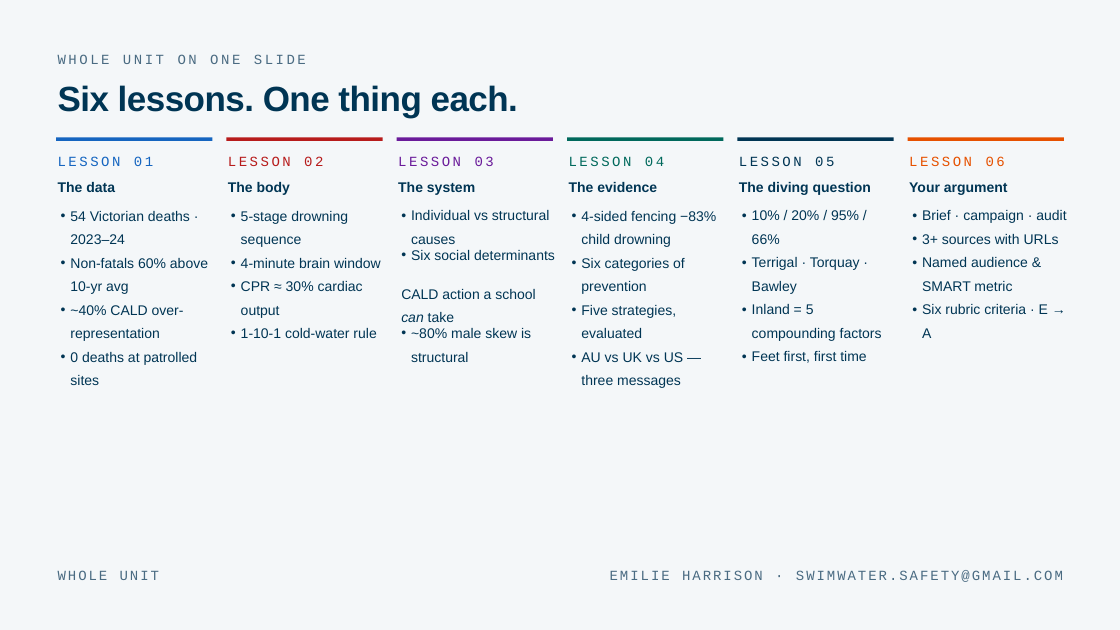
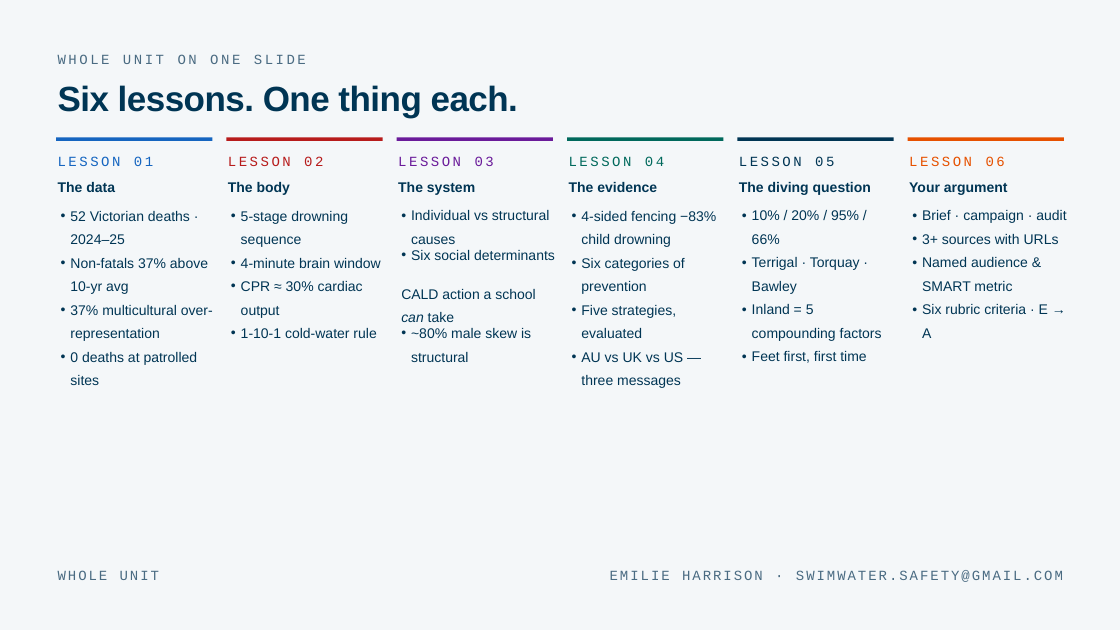
Before and after one commit to Emilie-Harrison/swim-water-safety, a slide deck: slide 39 of Swim-Water-Safety_Years_9-10.pptx. Drawn at 1120x630 pixels with LibreOffice and Linux fonts; fonts in the diff are those of the drawing. Boxes give left, top, right and bottom in pixels: in the first picture for what was removed or moved away, otherwise in the second. Text is boxed around its words. In the diff, an @@ line names an element or a change of style, - is before the commit and + after.

```diff
--- a/Swim-Water-Safety_Years_9-10.pptx
+++ b/Swim-Water-Safety_Years_9-10.pptx
@@ text at bbox=[70, 211, 213, 341]: text changed @@
-• 54 Victorian deaths · 2023–24
-• Non-fatals 60% above 10-yr avg
-• ~40% CALD over-representation
+• 52 Victorian deaths · 2024–25
+• Non-fatals 37% above 10-yr avg
+• 37% multicultural over-representation
```
Also in this commit, not shown: 10 other slides changed, 1 slide added, 29 other files.
